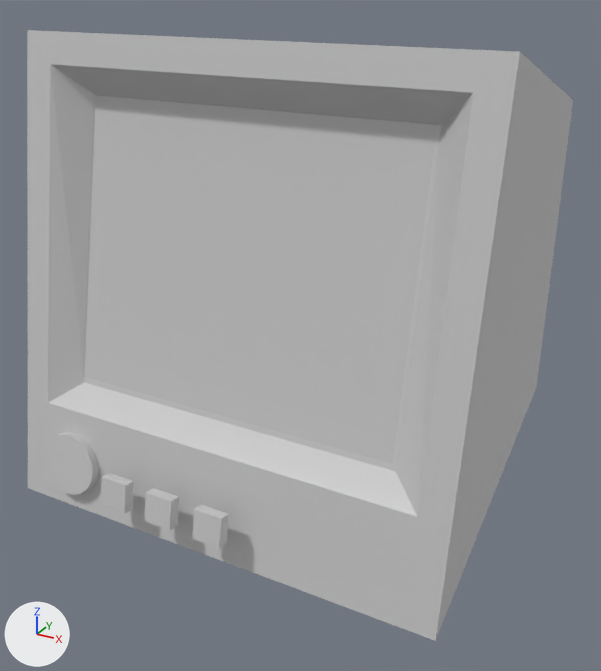
The FBX model BeanRiceHeaven/Assets/Resources/Object/PC/PC2.FBX as it was, and as the next commit left it.
The view is the same before and after, from a 50 mm lens placed at (0.862, 2.121, 0.35), pointed at (0.591, 2.614, 0.104). The axes (+X, +Y, +Z) are drawn at lower left. The lights are the same throughout. Where no turn or scale is listed for an object, it has been applied to the vertices.
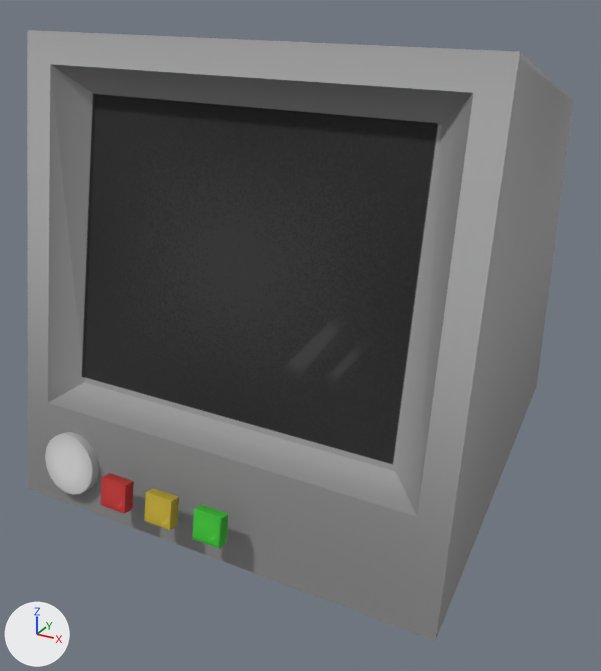
Location of each change, [x1, y1, x2, y2] in pixels of the pictures (601 x 671 px):
'Box026', recoloured
    both: [27, 30, 573, 641]

Patch to the scene script:
```diff
--- a/BeanRiceHeaven/Assets/Resources/Object/PC/PC2.FBX.py
+++ b/BeanRiceHeaven/Assets/Resources/Object/PC/PC2.FBX.py
@@ img_pc21_png @@
+img_pc21_png = load_image('PC21.png', 'PC21.png', 1024, 1024, 'sRGB')
@@ mat_material__6 @@
+mat_material__6 = principled_material('Material #6')
+mat_material__6.texture = img_pc21_png
+mat_material__6.roughness = 0.859
@@ me_mesh @@
 me_mesh.from_pydata(...)  # 76 vertices, 132 faces; spans x -0.159..0.159, y -0.204..0.159, z 0.0..0.315
-me_mesh.materials.append(mat_17___default)
+me_mesh.materials.append(mat_material__6)  # picture img_pc21_png
```
